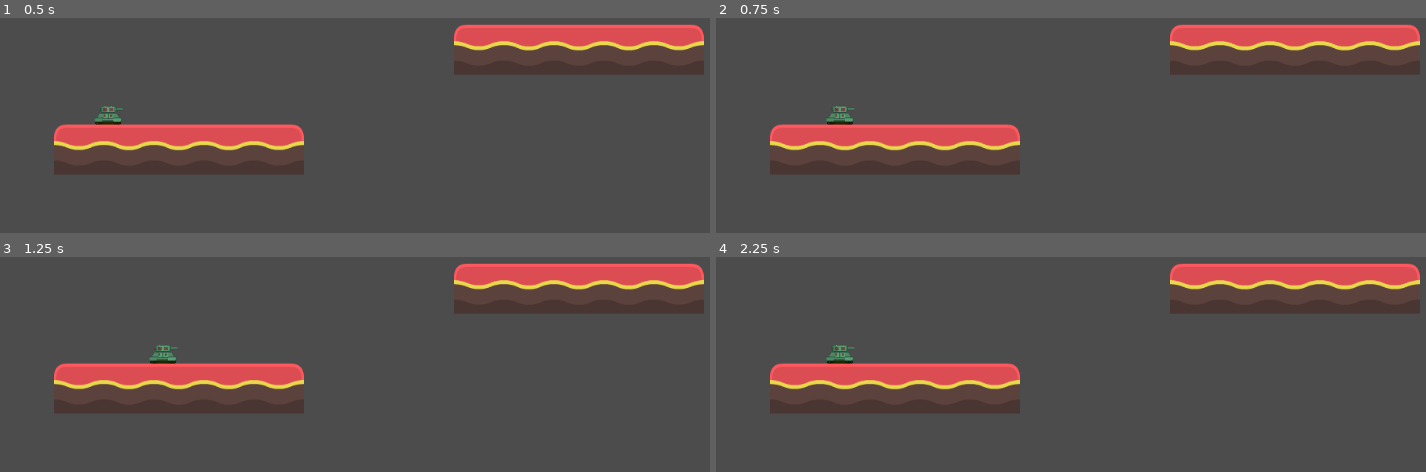
Above: before the commit, frames 1-4 (two rows, left to right).
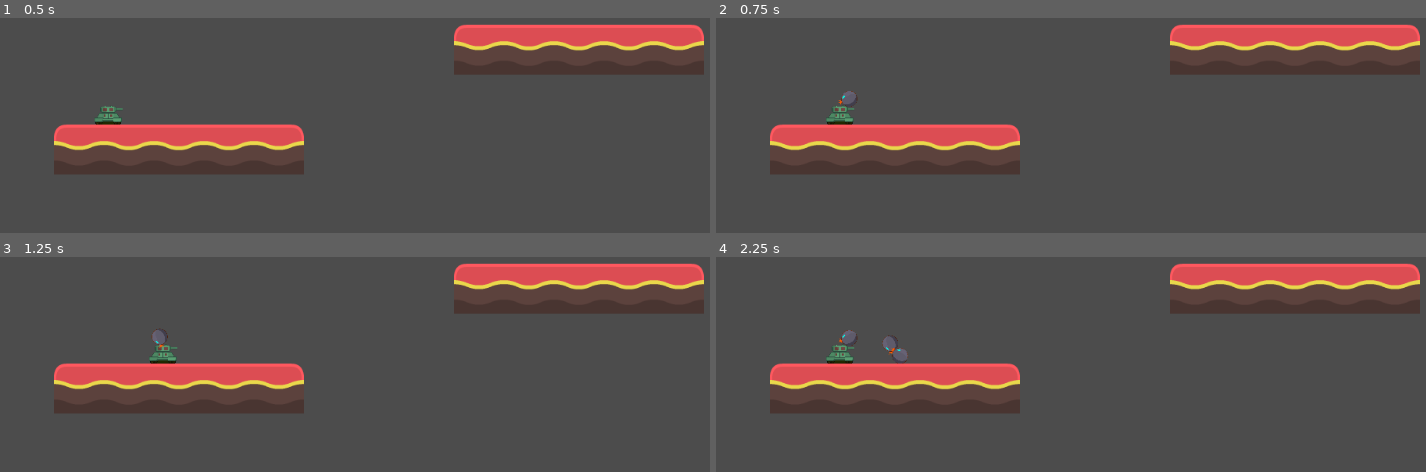
Above: after the commit, the same moments.

Repository: LucaPalumbo/scemi_di_guerra
Game: Godot game, scene res://Scenes/Main/game.tscn
Same seed, same stepped clock (60 frames per second), same inputs: the game is played once before the commit and once after it.
Inputs (mouse positions are in pixels of both pictures, inside the frame that each line leads up to):
- Up to frame 1 (0.5 s): no input
- Up to frame 2 (0.75 s): move the mouse to (outside the picture) at 0.52 s; press the mouse at (outside the picture) at 0.53 s; hold Right (right) from 0.53 s (still down)
- Up to frame 3 (1.25 s): keep holding Right (right)
- Up to frame 4 (2.25 s): move the mouse to (957, 267) at 1.27 s; release Right (right) at 1.28 s; release the mouse at (957, 267) at 1.28 s; hold Left (left) 1.28-2.03 s; click (957, 267) at 1.35 s; move the mouse to (outside the picture) at 2.02 s; press the mouse at (outside the picture) at 2.03 s; hold Right (right) from 2.03 s (still down)

Frame 1 is identical in both runs. In frame 2, 0.1% of the frame differs, in the area x 17-20%, y 33-42%; in frame 3, 0.1%; in frame 4, 0.3%, in the area x 17-28%, y 33-50%.

Commit message:
introdotto spawn delle cannonball

Diff:
--- a/game_client/Scenes/Main/Player.tscn
+++ b/game_client/Scenes/Main/Player.tscn
@@ -11,3 +11,6 @@
 
 [node name="CollisionPolygon2D" type="CollisionPolygon2D" parent="."]
 polygon = PoolVector2Array( -156, 129, 148, 129, 168, 97, 168, 42, 140, 41, 104, -23, 83, -24, 101, -39, 101, -83, 80, -106, 45, -107, 43, -117, 27, -118, 27, -105, -38, -105, -38, -114, -59, -114, -57, -106, -87, -104, -109, -89, -110, -39, -94, -25, -115, -24, -149, 37, -178, 38, -182, 97 )
+
+[node name="Position2D" type="Position2D" parent="."]
+position = Vector2( 179, -164 )
--- a/game_client/Scenes/Main/SimpleBullet.tscn
+++ b/game_client/Scenes/Main/SimpleBullet.tscn
@@ -3,14 +3,16 @@
 [ext_resource path="res://Textures/cannonball_1.png" type="Texture" id=1]
 
 [sub_resource type="CapsuleShape2D" id=1]
-radius = 102.0
+radius = 100.0
 height = 0.0
 
 [node name="SimpleBullet" type="RigidBody2D"]
 
 [node name="Sprite" type="Sprite" parent="."]
+scale = Vector2( 0.1, 0.1 )
 texture = ExtResource( 1 )
 
 [node name="CollisionShape2D" type="CollisionShape2D" parent="."]
-position = Vector2( 2, 16 )
+position = Vector2( 5.96046e-08, 2 )
+scale = Vector2( 0.1, 0.1 )
 shape = SubResource( 1 )
--- a/game_client/Scenes/Main/game.tscn
+++ b/game_client/Scenes/Main/game.tscn
@@ -11,3 +11,5 @@
 
 [node name="Terrain" parent="." instance=ExtResource( 2 )]
 position = Vector2( 5, 4 )
+
+[node name="CannonBalls" type="Node2D" parent="."]
--- a/game_client/Scripts/Player.gd
+++ b/game_client/Scripts/Player.gd
@@ -1,8 +1,11 @@
 extends KinematicBody2D
+
+export (PackedScene) var cannonBall = preload("res://Scenes/Main/SimpleBullet.tscn")
 
 const GRAVITY = 4000
 export (int) var speed = 100
 var velocity = Vector2()
+onready var cannonBalls = get_parent().get_node("CannonBalls")
 
 
 func _ready():
@@ -16,6 +19,9 @@
 
 func _input(event):
 	if event.is_action_pressed("mouse_click"):
+		var ball = cannonBall.instance()
+		ball.global_position = $Position2D.global_position
+		cannonBalls.add_child(ball)
 		print("shoot")
 
 func get_input():
